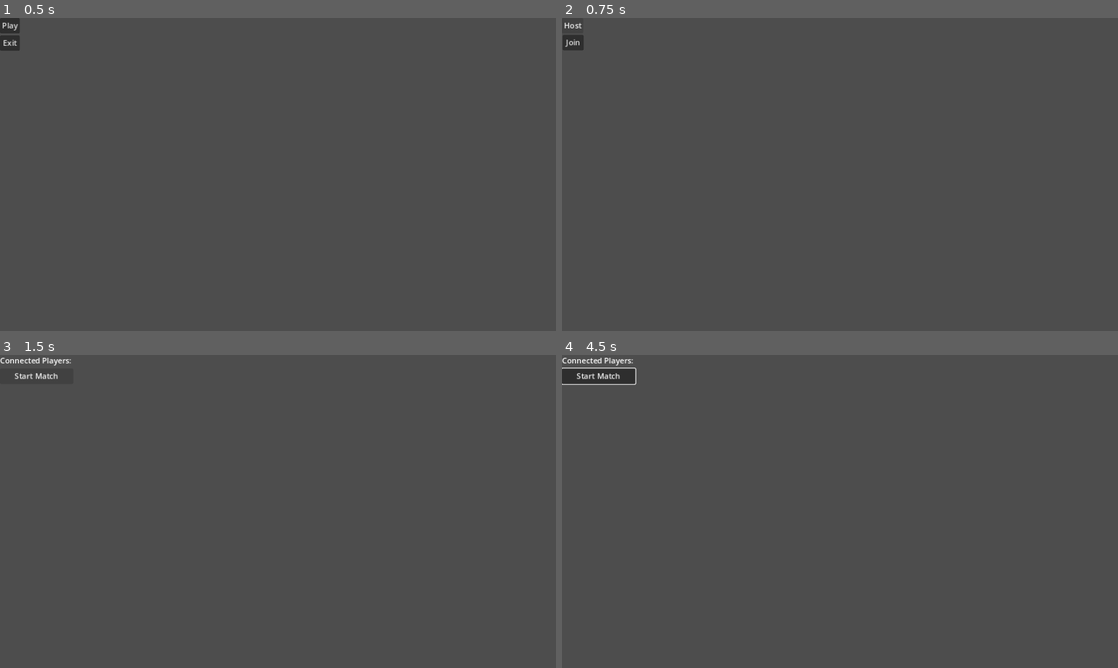
Above: before the commit, frames 1-4 (two rows, left to right).
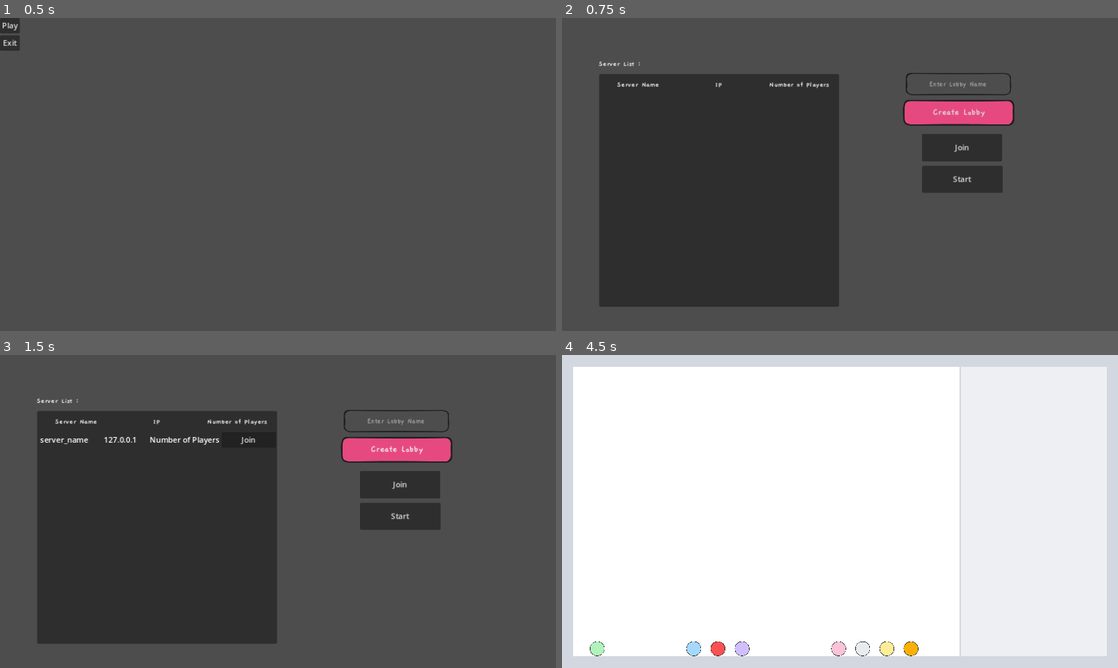
Above: after the commit, the same moments.

Repository: 0x42697262/Danmaku-Deconstruction
Game: Godot game, scene res://scenes/main.tscn
The game is run twice, just before and just after one commit, with the same random seed, the same clock (stepped at 60 frames per second) and the same inputs.
Inputs (mouse positions are in pixels of both pictures, inside the frame that each line leads up to):
- Up to frame 1 (0.5 s): no input
- Up to frame 2 (0.75 s): click "Play" at 0.5 s
- Up to frame 3 (1.5 s): click "Host" (after the commit: "Create Lobby") at 1.25 s
- Up to frame 4 (4.5 s): click (962, 483) at 2 s, where only the run after the commit has a clickable "Join"; click (600, 376) at 2.75 s, where only the run before the commit has a clickable "Start Match"; click (600, 376) at 3.5 s, where only the run before the commit has a clickable "Start Match"; click (962, 517) at 4.25 s, where only the run after the commit has a clickable "Start"

Frame 1 is identical in both runs. In frame 2, 36% of the frame differs, in the area x 0-82%, y 1-93%; in frame 3, 36%; in frame 4, 100%, in the area x 0-100%, y 0-100%.
Error after the commit: Attempt to call function 'compress' in base 'null instance' on a null instance. (res://scripts/_temp/multiplayer_lobby.gd:106)

Commit message:
temp

Diff:
--- a/scenes/_temp(for_deletion)/1_main_menu.gd
+++ b/scenes/_temp(for_deletion)/1_main_menu.gd
@@ -6,4 +6,4 @@
 
 
 func _on_play_pressed():
-	SceneSwitcher.switch('lobby_list')
+	SceneSwitcher.switch('multiplayer_lobby')
--- /dev/null
+++ b/scenes/_temp(for_deletion)/multiplayer_lobby.tscn
@@ -0,0 +1,120 @@
+[gd_scene load_steps=8 format=3 uid="uid://c8vyjbvmogbdb"]
+
+[ext_resource type="Theme" uid="uid://ba5kplk6mf3lw" path="res://assets/themes/button.tres" id="1_hnj6p"]
+[ext_resource type="Script" path="res://scripts/_temp/multiplayer_lobby.gd" id="1_lcdrt"]
+[ext_resource type="Theme" uid="uid://b8ofkw57etf4m" path="res://assets/themes/text_input.tres" id="2_xbg64"]
+[ext_resource type="Theme" uid="uid://bb7v4c8nt3y8l" path="res://assets/themes/text.tres" id="3_xjene"]
+[ext_resource type="PackedScene" path="res://scenes/_temp(for_deletion)/server_info.tscn" id="5_lnwfg"]
+[ext_resource type="Script" path="res://scripts/_temp/server_list.gd" id="6_8e8da"]
+[ext_resource type="Script" path="res://scripts/_temp/server_browser.gd" id="7_gjrxb"]
+
+[node name="Mode Selection" type="Control"]
+layout_mode = 3
+anchors_preset = 0
+script = ExtResource("1_lcdrt")
+join_button = ExtResource("5_lnwfg")
+
+[node name="Host" type="Button" parent="."]
+layout_mode = 0
+offset_left = 701.0
+offset_top = 164.0
+offset_right = 943.0
+offset_bottom = 228.0
+theme = ExtResource("1_hnj6p")
+text = "Create Lobby
+"
+
+[node name="Join" type="Button" parent="."]
+layout_mode = 0
+offset_left = 746.0
+offset_top = 240.0
+offset_right = 912.0
+offset_bottom = 297.0
+text = "Join"
+
+[node name="Start" type="Button" parent="."]
+layout_mode = 0
+offset_left = 746.0
+offset_top = 306.0
+offset_right = 913.0
+offset_bottom = 362.0
+text = "Start"
+
+[node name="server_input" type="LineEdit" parent="."]
+layout_mode = 0
+offset_left = 703.0
+offset_top = 106.0
+offset_right = 944.0
+offset_bottom = 158.0
+scale = Vector2(0.977749, 1.17928)
+theme = ExtResource("2_xbg64")
+placeholder_text = "Enter Lobby Name"
+alignment = 1
+
+[node name="Label" type="Label" parent="."]
+layout_mode = 0
+offset_left = 76.0
+offset_top = 86.0
+offset_right = 166.0
+offset_bottom = 112.0
+theme = ExtResource("3_xjene")
+text = "Server List :"
+
+[node name="Panel" type="Panel" parent="."]
+layout_mode = 0
+offset_left = 77.0
+offset_top = 116.0
+offset_right = 574.0
+offset_bottom = 598.0
+
+[node name="server_label" type="HBoxContainer" parent="Panel"]
+layout_mode = 0
+offset_right = 496.0
+offset_bottom = 45.0
+
+[node name="server_name" type="Label" parent="Panel/server_label"]
+layout_mode = 2
+size_flags_horizontal = 3
+theme = ExtResource("3_xjene")
+text = "Server Name"
+horizontal_alignment = 1
+
+[node name="server_ip" type="Label" parent="Panel/server_label"]
+layout_mode = 2
+size_flags_horizontal = 3
+theme = ExtResource("3_xjene")
+text = "IP"
+horizontal_alignment = 1
+
+[node name="player_number" type="Label" parent="Panel/server_label"]
+layout_mode = 2
+size_flags_horizontal = 3
+theme = ExtResource("3_xjene")
+text = "Number of Players
+"
+horizontal_alignment = 1
+
+[node name="server_list" type="VBoxContainer" parent="Panel"]
+layout_mode = 0
+offset_top = 44.0
+offset_right = 495.0
+offset_bottom = 484.0
+script = ExtResource("6_8e8da")
+server_info = ExtResource("5_lnwfg")
+
+[node name="server_browser" type="Control" parent="."]
+layout_mode = 3
+anchors_preset = 0
+offset_right = 40.0
+offset_bottom = 40.0
+script = ExtResource("7_gjrxb")
+
+[node name="broadcast_timer" type="Timer" parent="server_browser"]
+autostart = true
+
+[connection signal="button_down" from="Host" to="." method="_on_host_button_down"]
+[connection signal="button_down" from="Host" to="Panel/server_list" method="_on_host_button_down"]
+[connection signal="button_down" from="Join" to="." method="_on_join_button_down"]
+[connection signal="button_down" from="Start" to="." method="_on_start_button_down"]
+[connection signal="text_changed" from="server_input" to="." method="_on_host_button_down"]
+[connection signal="timeout" from="server_browser/broadcast_timer" to="server_browser" method="_on_broadcast_timer_timeout"]
--- /dev/null
+++ b/scenes/_temp(for_deletion)/server_info.tscn
@@ -0,0 +1,36 @@
+[gd_scene load_steps=3 format=3 uid="uid://cv3yldhmtwsg3"]
+
+[ext_resource type="Script" path="res://scripts/server_info.gd" id="1_kju3b"]
+
+[sub_resource type="LabelSettings" id="LabelSettings_uk22a"]
+
+[node name="server_label2" type="HBoxContainer"]
+offset_right = 496.0
+offset_bottom = 45.0
+script = ExtResource("1_kju3b")
+
+[node name="server_name" type="Label" parent="."]
+layout_mode = 2
+size_flags_horizontal = 3
+label_settings = SubResource("LabelSettings_uk22a")
+horizontal_alignment = 1
+
+[node name="server_ip" type="Label" parent="."]
+layout_mode = 2
+size_flags_horizontal = 3
+horizontal_alignment = 1
+
+[node name="player_number" type="Label" parent="."]
+layout_mode = 2
+size_flags_horizontal = 3
+text = "Number of Players
+"
+horizontal_alignment = 1
+
+[node name="Join" type="Button" parent="."]
+layout_mode = 2
+size_flags_horizontal = 3
+text = "Join
+"
+
+[connection signal="pressed" from="Join" to="." method="_on_join_pressed"]
--- a/scenes/world/play_area_container.gd
+++ b/scenes/world/play_area_container.gd
@@ -13,6 +13,7 @@
 
 	var i = 0
 	for player in players:
+		player = players[player]
 		add_child(player)
 		var location = spots.pop_back()
 		player.position = Vector2(location, 598)
--- /dev/null
+++ b/scripts/_temp/multiplayer_lobby.gd
@@ -0,0 +1,112 @@
+extends Control
+
+@export var Address = "127.0.0.1"
+@export var port = 8000
+var peer
+var player_status
+
+#signal join_pressed
+
+@export var join_button : PackedScene
+
+var RoomInfo = {"server_name":"server_name","server_address":Address}
+
+#@export var server: PackedScene
+
+# Called when the node enters the scene tree for the first time.
+func _ready():
+	multiplayer.peer_connected.connect(peer_connected)
+	multiplayer.peer_disconnected.connect(peer_disconnected)
+	multiplayer.connected_to_server.connect(connected_to_server)
+	multiplayer.connection_failed.connect(connection_failed)
+
+#	var join = get_node("/root/scenes/server_info.tscn/Join")
+#	if join:
+#		join.connect("pressed", self, "_on_button_pressed")
+
+	var join_instance = join_button.instantiate()
+
+	if join_instance:
+		join_instance.get_node("Join").connect("join_pressed", Callable(self, "_on_join_button_pressed"))
+
+	pass # Replace with function body.
+
+
+func _on_join_button_pressed():
+	print("Join Button Pressed")
+
+
+# Called every frame. 'delta' is the elapsed time since the previous frame.
+func _process(delta):
+	pass
+
+func peer_connected(id):
+	print("Player Connected " + str(id))
+
+func peer_disconnected(id):
+	print("Player Disconnected " + str(id))
+
+func connected_to_server():
+	print("Connected to server")
+	send_player_information.rpc_id(1, multiplayer.get_unique_id())
+
+func connection_failed():
+	print("Connection Failed")
+
+@rpc("any_peer")
+func send_player_information(name, id):
+	if !LobbyManager.players.has(id):
+		LobbyManager.players[id]={
+			"name": name,
+			"id": id,
+			"score": 0
+		}
+
+#	if multiplayer.is_server():
+#		for i in LobbyManager.players:
+#			send_player_information.rpc(game_manager.Players[i].name, i)
+
+@rpc("any_peer","call_local")
+func start_game():
+	var scene = load("res://scenes/world/gameplay.tscn").instantiate()
+	get_tree().root.add_child(scene)
+	self.hide()
+
+func _on_host_button_down():
+	peer = ENetMultiplayerPeer.new()
+	var error = peer.create_server(port, 8)
+	if error != OK:
+		print("Cannot Host: " + str(error))
+		return
+
+	peer.get_host().compress(ENetConnection.COMPRESS_RANGE_CODER)
+
+	multiplayer.set_multiplayer_peer(peer)
+	print("Waiting for Players!")
+
+	send_player_information("Host", multiplayer.get_unique_id())
+
+#	var new_instance = server.instantiate()
+#	new_instance.position.x = 1000
+#	add_child(new_instance)
+
+	RoomInfo.server_name = get_node("server_input").text
+#	print("Submitted")
+
+	player_status = "Host"
+
+
+	pass # Replace with function body.
+
+
+
+func _on_join_button_down():
+	peer = ENetMultiplayerPeer.new()
+	peer.create_client(Address, port)
+	peer.get_host().compress(ENetConnection.COMPRESS_RANGE_CODER)
+	multiplayer.set_multiplayer_peer(peer)
+	pass # Replace with function body.
+
+func _on_start_button_down():
+	start_game.rpc()
+	pass # Replace with function body.
--- /dev/null
+++ b/scripts/_temp/server_browser.gd
@@ -0,0 +1,30 @@
+extends Control
+
+signal found_server
+signal server_removed
+
+var broadcast_timer : Timer
+
+var room_info = {"name":"name","player_count":0}
+var broadcast = PacketPeerUDP
+
+# Called when the node enters the scene tree for the first time.
+func _ready():
+	broadcast_timer = $broadcast_timer
+	pass # Replace with function body.
+
+
+func setup_broadcast(name, count):
+	room_info.name = name
+	room_info.player_count = LobbyManager.players.size()
+
+
+
+# Called every frame. 'delta' is the elapsed time since the previous frame.
+func _process(delta):
+	pass
+
+
+func _on_broadcast_timer_timeout():
+
+	pass # Replace with function body.
--- /dev/null
+++ b/scripts/_temp/server_info.gd
@@ -0,0 +1,21 @@
+extends HBoxContainer
+
+signal join_pressed
+
+# Called when the node enters the scene tree for the first time.
+func _ready():
+	var join_button = get_node("Join")
+	if join_button:
+		join_button.connect("pressed", Callable(self, "_on_join_pressed"))
+	pass # Replace with function body.
+
+
+
+# Called every frame. 'delta' is the elapsed time since the previous frame.
+func _process(delta):
+	pass
+
+
+func _on_join_pressed():
+	emit_signal("join_pressed")
+	pass # Replace with function body.
--- /dev/null
+++ b/scripts/_temp/server_list.gd
@@ -0,0 +1,30 @@
+extends VBoxContainer
+
+@export var server_info: PackedScene
+
+
+# Called when the node enters the scene tree for the first time.
+func _ready():
+
+	pass # Replace with function body.
+
+
+# Called every frame. 'delta' is the elapsed time since the previous frame.
+func _process(delta):
+	pass
+
+
+func _on_host_button_down():
+	var new_instance = server_info.instantiate()
+	new_instance.position.x = 1000
+
+
+#	var james = new_instance.get_node_and_resource("server_label2/server_name:text")
+#	var james = new_instance.get_node("server_name").text
+#	print(new_instance.get_node("server_name").text)
+	var RoomInfo = get_parent().get_parent().RoomInfo
+	new_instance.get_node("server_name").text = RoomInfo.server_name
+	new_instance.get_node("server_ip").text = RoomInfo.server_address
+#	print(get_parent().get_parent().RoomInfo.server_name)
+	add_child(new_instance)
+	pass # Replace with function body.
--- a/scripts/autoloads/lobby_manager.gd
+++ b/scripts/autoloads/lobby_manager.gd
@@ -7,7 +7,7 @@
 extends Node
 
 var PLAYER_SCENE: PackedScene = preload("res://scenes/entities/player.tscn")
-var players: Array = []
+var players: Dictionary = {}
 
 func _ready():
 	print('loading: lobby system')
@@ -18,4 +18,4 @@
 func create_player(id: int):
 	var player: Node = PLAYER_SCENE.instantiate()
 	player.id = id
-	players.append(player)
+	players[id] = player
--- a/scripts/autoloads/scene_switcher.gd
+++ b/scripts/autoloads/scene_switcher.gd
@@ -10,6 +10,7 @@
 	list_of_scenes['main_menu'] = preload("res://scenes/_temp(for_deletion)/1_main_menu.tscn")
 	list_of_scenes['lobby_list'] = preload("res://scenes/_temp(for_deletion)/2_lobby_list.tscn")
 	list_of_scenes['room'] = preload("res://scenes/_temp(for_deletion)/3_room.tscn")
+	list_of_scenes['multiplayer_lobby'] = preload("res://scenes/_temp(for_deletion)/multiplayer_lobby.tscn")
 
 
 func switch(scene: String):
Not shown: 2 places in assets/themes/text_input.tres that only renumber resources
